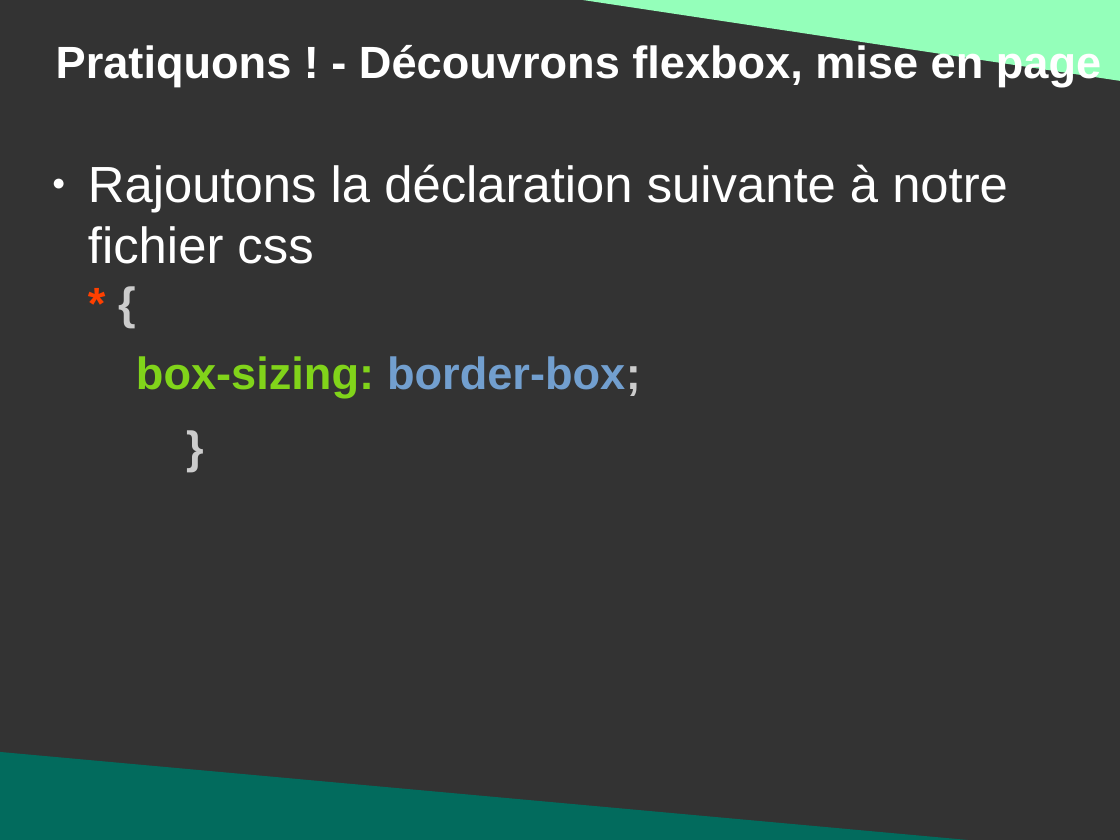
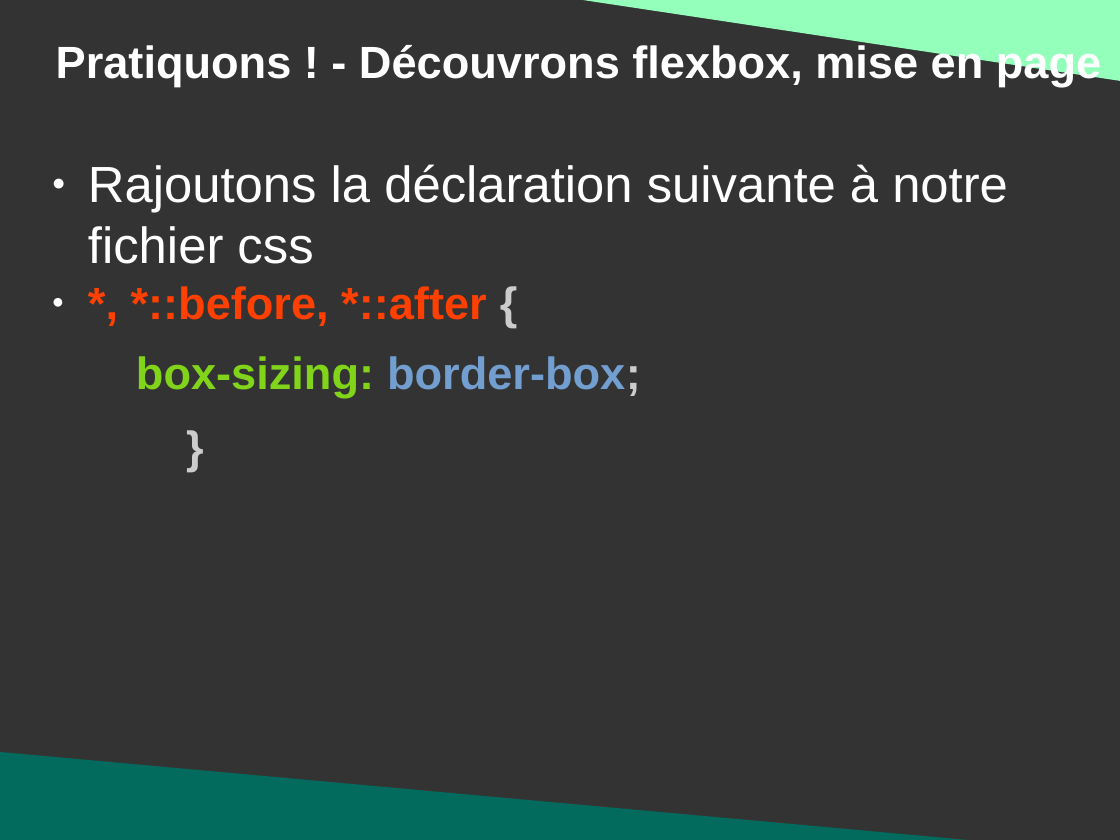
Before and after one commit to DanYellow/presentations, a slide deck: slide 122 of mmi/html/travaux-pratiques/numero-2/presentation.odp. Drawn at 1120x840 pixels with LibreOffice and Linux fonts; fonts in the diff are those of the drawing. Boxes give left, top, right and bottom in pixels: in the first picture for what was removed or moved away, otherwise in the second. Text is boxed around its words. In the diff, an @@ line names an element or a change of style, - is before the commit and + after.

```diff
--- a/mmi/html/travaux-pratiques/numero-2/presentation.odp
+++ b/mmi/html/travaux-pratiques/numero-2/presentation.odp
@@ text at bbox=[131, 286, 486, 326]: text changed @@
-* {
+● *, *::before, *::after {
```
Also in this commit, not shown: 1 other slide changed, 2 other files.
